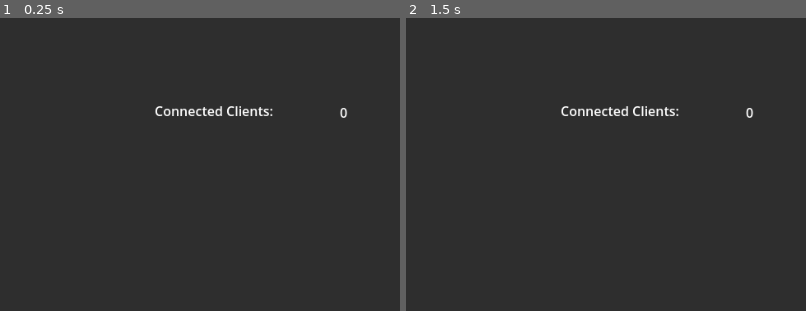
Above: before the commit, frames 1-2 (left to right).
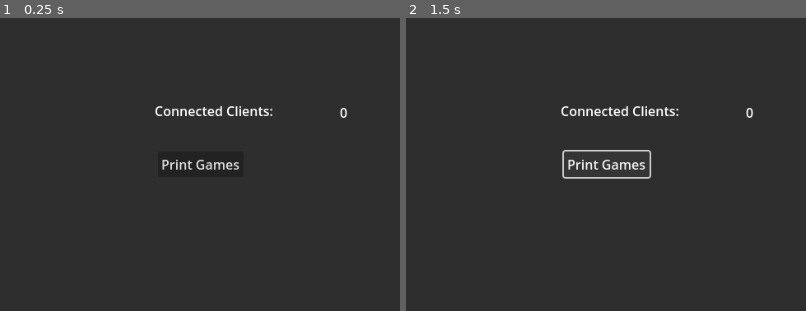
Above: after the commit, the same moments.

Repository: Kowagatte/TDServer
Game: Godot game, scene res://root.tscn
Same seed, same stepped clock (60 frames per second), same inputs: the game is played once before the commit and once after it.
Inputs (mouse positions are % of the whole screen's width and height, from its top left):
- Up to frame 1 (0.25 s): no input
- Up to frame 2 (1.5 s): click (62, 59) at 0.5 s, where only the run after the commit has a clickable "Print Games"; click (62, 59) at 1.25 s, where only the run after the commit has a clickable "Print Games"
The pictures show only the part of the screen within x 37-87%, y 34-84%; the shares and areas given below are measured in that part.

The runs differ from the first frame. In frame 1, 0.3% of the frame differs, in the area x 40-60%, y 48-52%; in frame 2, 0.8%, in the area x 39-62%, y 45-55%.

Commit message:
Added UI button to print games

Diff:
--- a/root.tscn
+++ b/root.tscn
@@ -1,8 +1,9 @@
-[gd_scene load_steps=4 format=3 uid="uid://bvvq2tam8a1nv"]
+[gd_scene load_steps=5 format=3 uid="uid://bvvq2tam8a1nv"]
 
 [ext_resource type="Script" path="res://Server.gd" id="1_vfs0f"]
 [ext_resource type="Script" path="res://scripts/clients.gd" id="2_2oaj7"]
 [ext_resource type="Script" path="res://scripts/gamefactory.gd" id="2_jauwm"]
+[ext_resource type="Script" path="res://scripts/serverui.gd" id="2_r82jk"]
 
 [node name="root" type="Node2D"]
 
@@ -19,6 +20,7 @@
 layout_mode = 0
 offset_right = 972.0
 offset_bottom = 712.0
+script = ExtResource("2_r82jk")
 
 [node name="status" type="Label" parent="Server/UI/Panel"]
 layout_mode = 1
@@ -66,6 +68,19 @@
 grow_vertical = 2
 text = "0"
 
+[node name="games" type="Button" parent="Server/UI/Panel"]
+layout_mode = 1
+anchors_preset = -1
+anchor_left = 0.623
+anchor_top = 0.589
+anchor_right = 0.623
+anchor_bottom = 0.589
+offset_left = -51.556
+offset_top = -15.368
+offset_right = 52.444
+offset_bottom = 15.632
+text = "Print Games"
+
 [node name="Games" type="Node2D" parent="Server"]
 script = ExtResource("2_jauwm")
 
--- a/scripts/clients.gd
+++ b/scripts/clients.gd
@@ -1,13 +1,15 @@
 extends Node2D
 
 # Stores the email associated to the peer_id
-# Example structure: var id_to_email = {1: "test@test.co"}
+# Example structure: {1916423372: "test@test.co"}
 var id_to_email = {}
+
 # Stores the peer_ids (Multiple) associated with the email
-# Example structure: var email_to_id = {"test@test.co": [1]}
+# Example structure: {"test@test.co": [1916423372]}
 var email_to_id = {}
+
 # Stores the games (Multiple) associated with the email
-# Example structure: var games = {"test@test.co": {'012345678': 1}}
+# Example structure: { "test@test.co": { "EjOKge3G": 1916423372, "GmevD8-b": 1110041536 } }
 var games = {}
 
 # Checks if there are any ids connected.
--- /dev/null
+++ b/scripts/serverui.gd
@@ -0,0 +1,10 @@
+extends Panel
+
+@onready var clients = get_parent().get_parent().get_node("Clients")
+
+# Called when the node enters the scene tree for the first time.
+func _ready():
+	$games.pressed.connect(_print_games)
+
+func _print_games():
+	print(clients.games)
